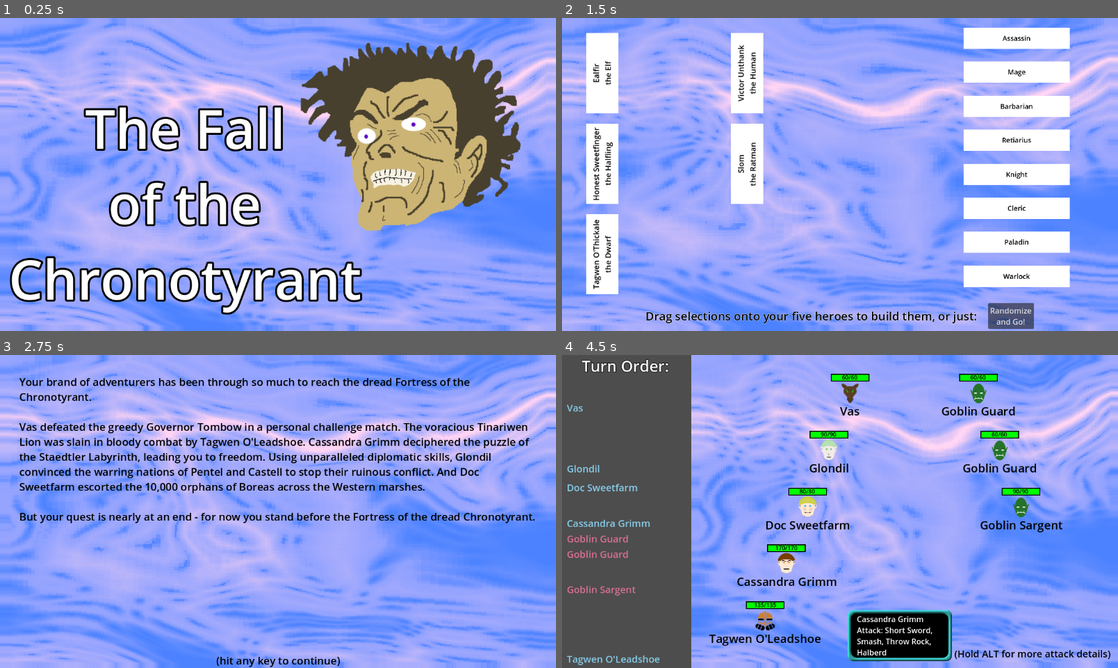
Above: before the commit, frames 1-4 (two rows, left to right).
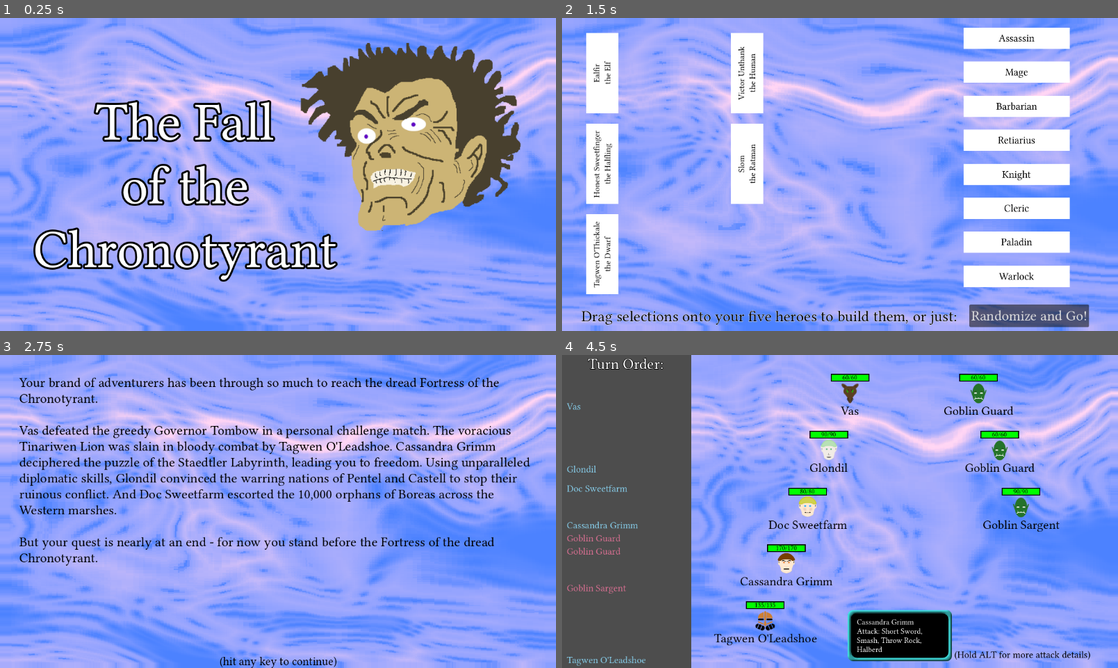
Above: after the commit, the same moments.

Repository: Habidakus/wild-jam-78-erase
Game: Godot game, scene res://Scenes/main.tscn
The game is run twice, just before and just after one commit, with the same random seed, the same clock (stepped at 60 frames per second) and the same inputs. The engine's default icon, where the game draws it, is replaced by a stand-in: a white triangle on a blue panel in a dark square.
Inputs (mouse positions are in pixels of both pictures, inside the frame that each line leads up to):
- Up to frame 1 (0.25 s): no input
- Up to frame 2 (1.5 s): tap Enter at 0.5 s; move the mouse to (962, 158) at 0.52 s; hold Alt 0.53-1.25 s; click (962, 158) at 0.67 s; click "Play" at 1.25 s
- Up to frame 3 (2.75 s): click "Randomize and Go!" at 2 s
- Up to frame 4 (4.5 s): tap Enter at 2.75, 3.5 s; drag from (728, 527) to (812, 574) at 2.77 s; move the mouse to (895, 442) at 3.52 s; hold Shift 3.53-4.25 s; click (895, 442) at 3.67 s; drag from (812, 574) to (673, 464) at 4.27 s

The runs differ from the first frame. In frame 1, 15% of the frame differs, in the area x 1-66%, y 26-95%; in frame 2, 4.2%; in frame 3, 14%; in frame 4, 4.6%.

Commit message:
Switched over to using Libertinus font

Diff:
--- a/Scenes/floating_text.tscn
+++ b/Scenes/floating_text.tscn
@@ -3,7 +3,7 @@
 [ext_resource type="Script" path="res://Scripts/floating_text.gd" id="1_5kvjq"]
 
 [sub_resource type="LabelSettings" id="LabelSettings_5fpup"]
-font_size = 24
+font_size = 32
 font_color = Color(0.778002, 0.313239, 4.81307e-07, 1)
 outline_size = 2
 outline_color = Color(0, 0, 0, 1)
--- a/Scenes/hero_assembly_container.tscn
+++ b/Scenes/hero_assembly_container.tscn
@@ -1,9 +1,13 @@
-[gd_scene load_steps=3 format=3 uid="uid://d2aw31i2ulj27"]
+[gd_scene load_steps=4 format=3 uid="uid://d2aw31i2ulj27"]
 
 [ext_resource type="Script" path="res://Scripts/hero_assembly_container.gd" id="1_57ovc"]
 
+[sub_resource type="LabelSettings" id="LabelSettings_b2mbn"]
+font_size = 26
+font_color = Color(0, 0, 0, 1)
+
 [sub_resource type="LabelSettings" id="LabelSettings_deef4"]
-font_size = 24
+font_size = 30
 font_color = Color(0, 0, 0, 1)
 
 [node name="HeroAssemblyContainer" type="Control"]
@@ -26,7 +30,7 @@
 rotation = -1.5708
 text = "Sodel MacTinmonger
 the Dwarf"
-label_settings = SubResource("LabelSettings_deef4")
+label_settings = SubResource("LabelSettings_b2mbn")
 horizontal_alignment = 1
 vertical_alignment = 1
 
--- a/Scenes/main.tscn
+++ b/Scenes/main.tscn
@@ -170,7 +170,7 @@
 outline_color = Color(0.00184107, 0.00184107, 0.00184107, 1)
 
 [sub_resource type="LabelSettings" id="LabelSettings_c44qh"]
-font_size = 24
+font_size = 32
 font_color = Color(0, 0, 0, 1)
 outline_size = 2
 
@@ -330,7 +330,6 @@
 text = "Credits"
 
 [node name="Credits" type="Control" parent="OverStateMachine" node_paths=PackedStringArray("next_state")]
-visible = false
 layout_mode = 3
 anchors_preset = 15
 anchor_right = 1.0
@@ -371,7 +370,7 @@
 [node name="ProgLab" type="Label" parent="OverStateMachine/Credits/MarginContainer/GridContainer"]
 layout_mode = 2
 theme_override_colors/font_color = Color(0, 0, 0, 1)
-theme_override_font_sizes/font_size = 31
+theme_override_font_sizes/font_size = 36
 text = "Programming:
 "
 horizontal_alignment = 2
@@ -379,13 +378,13 @@
 [node name="ProgValue" type="Label" parent="OverStateMachine/Credits/MarginContainer/GridContainer"]
 layout_mode = 2
 theme_override_colors/font_color = Color(0, 0, 0, 1)
-theme_override_font_sizes/font_size = 31
+theme_override_font_sizes/font_size = 36
 text = "Jason Abbott"
 
 [node name="DesignLab" type="Label" parent="OverStateMachine/Credits/MarginContainer/GridContainer"]
 layout_mode = 2
 theme_override_colors/font_color = Color(0, 0, 0, 1)
-theme_override_font_sizes/font_size = 31
+theme_override_font_sizes/font_size = 36
 text = "Design:
 "
 horizontal_alignment = 2
@@ -393,13 +392,13 @@
 [node name="DesignValue" type="Label" parent="OverStateMachine/Credits/MarginContainer/GridContainer"]
 layout_mode = 2
 theme_override_colors/font_color = Color(0, 0, 0, 1)
-theme_override_font_sizes/font_size = 31
+theme_override_font_sizes/font_size = 36
 text = "Jason Abbott"
 
 [node name="ArtLab" type="Label" parent="OverStateMachine/Credits/MarginContainer/GridContainer"]
 layout_mode = 2
 theme_override_colors/font_color = Color(0, 0, 0, 1)
-theme_override_font_sizes/font_size = 31
+theme_override_font_sizes/font_size = 36
 text = "Art:
 "
 horizontal_alignment = 2
@@ -407,13 +406,13 @@
 [node name="ArtValue" type="Label" parent="OverStateMachine/Credits/MarginContainer/GridContainer"]
 layout_mode = 2
 theme_override_colors/font_color = Color(0, 0, 0, 1)
-theme_override_font_sizes/font_size = 31
+theme_override_font_sizes/font_size = 36
 text = "Jason Abbott"
 
 [node name="PlayTestLab" type="Label" parent="OverStateMachine/Credits/MarginContainer/GridContainer"]
 layout_mode = 2
 theme_override_colors/font_color = Color(0, 0, 0, 1)
-theme_override_font_sizes/font_size = 31
+theme_override_font_sizes/font_size = 36
 text = "Design Feedback:
 
 "
@@ -422,14 +421,14 @@
 [node name="PlayTestValue" type="Label" parent="OverStateMachine/Credits/MarginContainer/GridContainer"]
 layout_mode = 2
 theme_override_colors/font_color = Color(0, 0, 0, 1)
-theme_override_font_sizes/font_size = 31
+theme_override_font_sizes/font_size = 36
 text = "Jeff Hamilton
 Andy Kirton"
 
 [node name="ToolsLab" type="Label" parent="OverStateMachine/Credits/MarginContainer/GridContainer"]
 layout_mode = 2
 theme_override_colors/font_color = Color(0, 0, 0, 1)
-theme_override_font_sizes/font_size = 31
+theme_override_font_sizes/font_size = 36
 text = "Tools:
 
 
@@ -440,7 +439,7 @@
 [node name="ToolsValue" type="Label" parent="OverStateMachine/Credits/MarginContainer/GridContainer"]
 layout_mode = 2
 theme_override_colors/font_color = Color(0, 0, 0, 1)
-theme_override_font_sizes/font_size = 31
+theme_override_font_sizes/font_size = 36
 text = "Godot 4
 Audacity
 Wavosaur
@@ -449,25 +448,42 @@
 [node name="SourceLab" type="Label" parent="OverStateMachine/Credits/MarginContainer/GridContainer"]
 layout_mode = 2
 theme_override_colors/font_color = Color(0, 0, 0, 1)
-theme_override_font_sizes/font_size = 31
+theme_override_font_sizes/font_size = 36
 text = "Source Code:"
 horizontal_alignment = 2
 
 [node name="SourceValue" type="LinkButton" parent="OverStateMachine/Credits/MarginContainer/GridContainer"]
 layout_mode = 2
 theme_override_colors/font_color = Color(0, 0, 0, 1)
-theme_override_font_sizes/font_size = 31
+theme_override_font_sizes/font_size = 36
 text = "Github wild-jam-78-erase"
 uri = "https://github.com/Habidakus/wild-jam-78-erase"
 
+[node name="Font" type="Label" parent="OverStateMachine/Credits/MarginContainer/GridContainer"]
+layout_mode = 2
+theme_override_colors/font_color = Color(0, 0, 0, 1)
+theme_override_font_sizes/font_size = 36
+text = "Font:
+"
+horizontal_alignment = 2
+
+[node name="FontValue" type="LinkButton" parent="OverStateMachine/Credits/MarginContainer/GridContainer"]
+layout_mode = 2
+theme_override_colors/font_color = Color(0, 0, 0, 1)
+theme_override_font_sizes/font_size = 36
+text = "Libertinus Serif Regular"
+uri = "https://github.com/alerque/libertinus"
+
 [node name="Label" type="Label" parent="OverStateMachine/Credits/MarginContainer"]
 layout_mode = 2
 size_flags_vertical = 8
 theme_override_colors/font_color = Color(0, 0, 0, 1)
+theme_override_font_sizes/font_size = 20
 text = "(hit any key to continue)"
 horizontal_alignment = 1
 
 [node name="Game" type="Control" parent="OverStateMachine"]
+visible = false
 layout_mode = 3
 anchors_preset = 15
 anchor_right = 1.0
@@ -482,6 +498,7 @@
 
 [node name="PreGame" type="Control" parent="OverStateMachine/Game/GameStateMachine"]
 process_mode = 3
+visible = false
 layout_mode = 3
 anchors_preset = 15
 anchor_right = 1.0
@@ -518,23 +535,23 @@
 
 [node name="Label" type="Label" parent="OverStateMachine/Game/GameStateMachine/PreGame"]
 layout_mode = 2
-offset_left = 173.0
-offset_top = 600.0
-offset_right = 879.0
-offset_bottom = 634.0
+offset_left = 40.0
+offset_top = 599.0
+offset_right = 842.0
+offset_bottom = 636.0
 text = "Drag selections onto your five heroes to build them, or just:   "
 label_settings = SubResource("LabelSettings_c44qh")
 
 [node name="RandomButton" type="Button" parent="OverStateMachine/Game/GameStateMachine/PreGame"]
 layout_mode = 2
-offset_left = 883.0
-offset_top = 590.0
-offset_right = 978.0
-offset_bottom = 644.0
+offset_left = 844.0
+offset_top = 593.0
+offset_right = 1092.0
+offset_bottom = 640.0
 size_flags_horizontal = 4
 size_flags_vertical = 8
-text = "Randomize
-and Go!"
+theme_override_font_sizes/font_size = 30
+text = "Randomize and Go!"
 
 [node name="LoopExposition" type="Control" parent="OverStateMachine/Game/GameStateMachine" node_paths=PackedStringArray("next_state")]
 visible = false
@@ -572,7 +589,7 @@
 [node name="RichTextLabel" type="RichTextLabel" parent="OverStateMachine/Game/GameStateMachine/LoopExposition/MarginContainer"]
 layout_mode = 2
 theme_override_colors/default_color = Color(0, 0, 0, 1)
-theme_override_font_sizes/normal_font_size = 22
+theme_override_font_sizes/normal_font_size = 28
 bbcode_enabled = true
 text = "Your team has been through much... prevailing against all odds to overthrow the rule of the brutal Chronotyrant."
 fit_content = true
@@ -590,7 +607,7 @@
 grow_horizontal = 2
 grow_vertical = 0
 theme_override_colors/font_color = Color(0, 0, 0, 1)
-theme_override_font_sizes/font_size = 22
+theme_override_font_sizes/font_size = 24
 text = "(hit any key to continue)"
 
 [node name="Combat" type="Control" parent="OverStateMachine/Game/GameStateMachine"]
--- a/Scenes/path_encounter.tscn
+++ b/Scenes/path_encounter.tscn
@@ -3,8 +3,9 @@
 [ext_resource type="Texture2D" uid="uid://yn1j86y4tp3v" path="res://icon.svg" id="1_2o4by"]
 
 [sub_resource type="LabelSettings" id="LabelSettings_g3ci5"]
-font_size = 12
+font_size = 22
 font_color = Color(0, 0, 0, 1)
+outline_size = 3
 
 [node name="PathEncounter" type="Control"]
 layout_mode = 3
@@ -27,6 +28,7 @@
 polygon = PackedVector2Array(-20, 1, -16, 12, -9, 18, 0, 21, 10, 17, 15, 11, 18, 1, 15, -9, 9, -16, 0, -19, -10, -16, -17, -9)
 
 [node name="Label" type="Label" parent="."]
+z_index = 3
 layout_mode = 1
 anchors_preset = 4
 anchor_top = 0.5
--- a/Scenes/unit.tscn
+++ b/Scenes/unit.tscn
@@ -4,11 +4,11 @@
 [ext_resource type="Texture2D" uid="uid://yn1j86y4tp3v" path="res://icon.svg" id="2_exdoo"]
 
 [sub_resource type="LabelSettings" id="LabelSettings_jvyq2"]
-font_size = 12
+font_size = 14
 font_color = Color(0, 0, 0, 1)
 
 [sub_resource type="LabelSettings" id="LabelSettings_yv15j"]
-font_size = 24
+font_size = 26
 font_color = Color(0, 0, 0, 1)
 
 [node name="Unit" type="Control"]
--- a/Scenes/unit_mod_container.tscn
+++ b/Scenes/unit_mod_container.tscn
@@ -3,7 +3,7 @@
 [ext_resource type="Script" path="res://Scripts/unit_mod_container.gd" id="1_4dc6v"]
 
 [sub_resource type="LabelSettings" id="LabelSettings_deef4"]
-font_size = 32
+font_size = 48
 font_color = Color(0, 0, 0, 1)
 
 [node name="UnitModContainer" type="Control"]
--- a/Scripts/gamestate_pregame.gd
+++ b/Scripts/gamestate_pregame.gd
@@ -28,18 +28,6 @@
 
 func setup_column(_column_name : String, _mods : Array[UnitMod]) -> void:
 	pass
-	#var column : VBoxContainer = find_child(column_name) as VBoxContainer
-	#for mod : UnitMod in mods:
-		#var label : Label = Label.new()
-		#label.text = mod.get_mod_name()
-		#label.label_settings = LabelSettings.new()
-		#label.label_settings.font_color = Color.BLACK
-		#label.label_settings.font_size = 28
-		#var color_rectbox : ColorRect = ColorRect.new()
-		#color_rectbox.set_anchors_preset(PRESET_FULL_RECT)
-		#color_rectbox.show_behind_parent = true
-		#label.add_child(color_rectbox)
-		#column.add_child(label)
 
 func change_phase(new_phase : Phase) -> void:
 	if phase == new_phase:
--- a/project.godot
+++ b/project.godot
@@ -27,6 +27,10 @@
 
 enabled=PackedStringArray("res://addons/minmaxcalculator/plugin.cfg", "res://addons/statemachine/plugin.cfg")
 
+[gui]
+
+theme/custom_font="res://Font/LibertinusSerif-Regular.otf"
+
 [rendering]
 
 renderer/rendering_method="gl_compatibility"
Binary file added: Font/LibertinusSerif-Regular.otf
Not shown, added: Font/LibertinusSerif-Regular.otf.import
